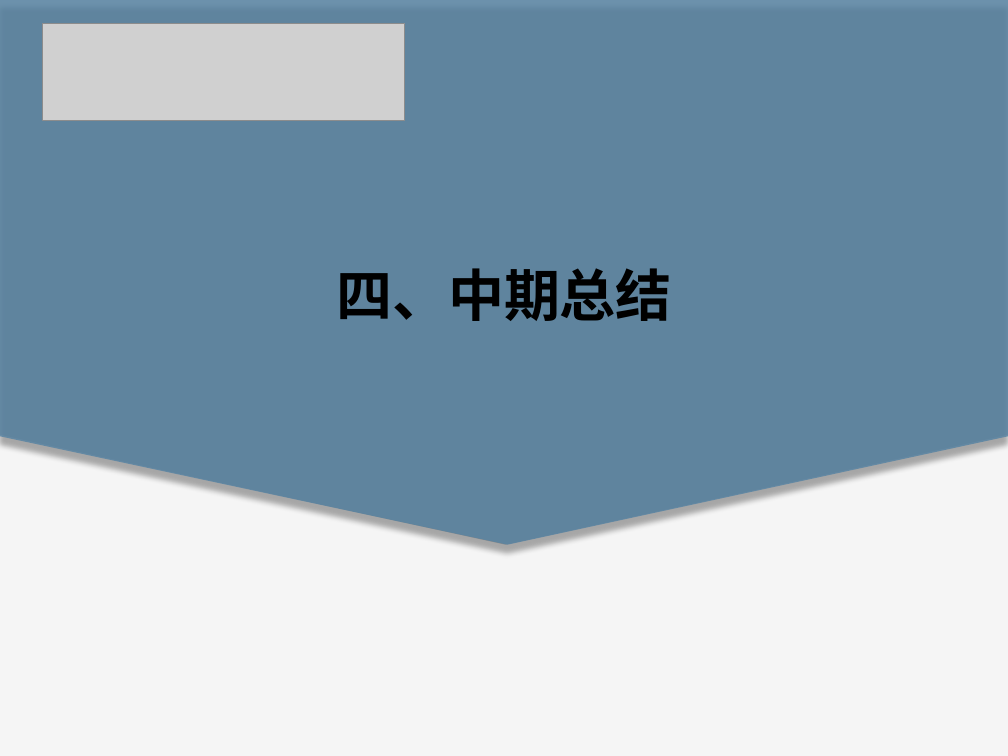
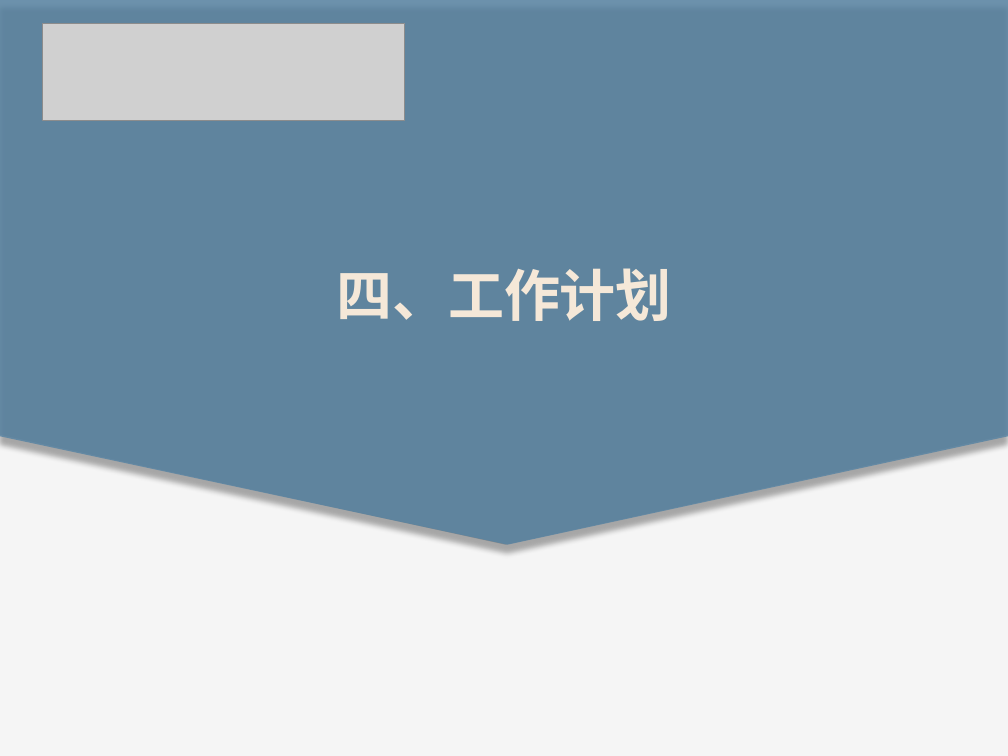
Before and after one commit to wty-yy/LaTex-Projects, a slide deck: slide 20 of NLP/NLP大作业/NLP开题报告.pptx (slide 18 before the commit). Drawn at 1008x756 pixels with LibreOffice and Linux fonts; fonts in the diff are those of the drawing; grey boxes stand for pictures. Boxes give left, top, right and bottom in pixels: in the first picture for what was removed or moved away, otherwise in the second. Text is boxed around its words. In the diff, an @@ line names an element or a change of style, - is before the commit and + after.

```diff
--- a/NLP/NLP大作业/NLP开题报告.pptx
+++ b/NLP/NLP大作业/NLP开题报告.pptx
@@ text at box(336, 268, 672, 321): text changed; text colour #000000 to #F5E8D8 @@
-四、中期总结
+四、工作计划
```
Also in this commit, not shown: 4 other slides changed, 17 slides added, 15 slides removed.
